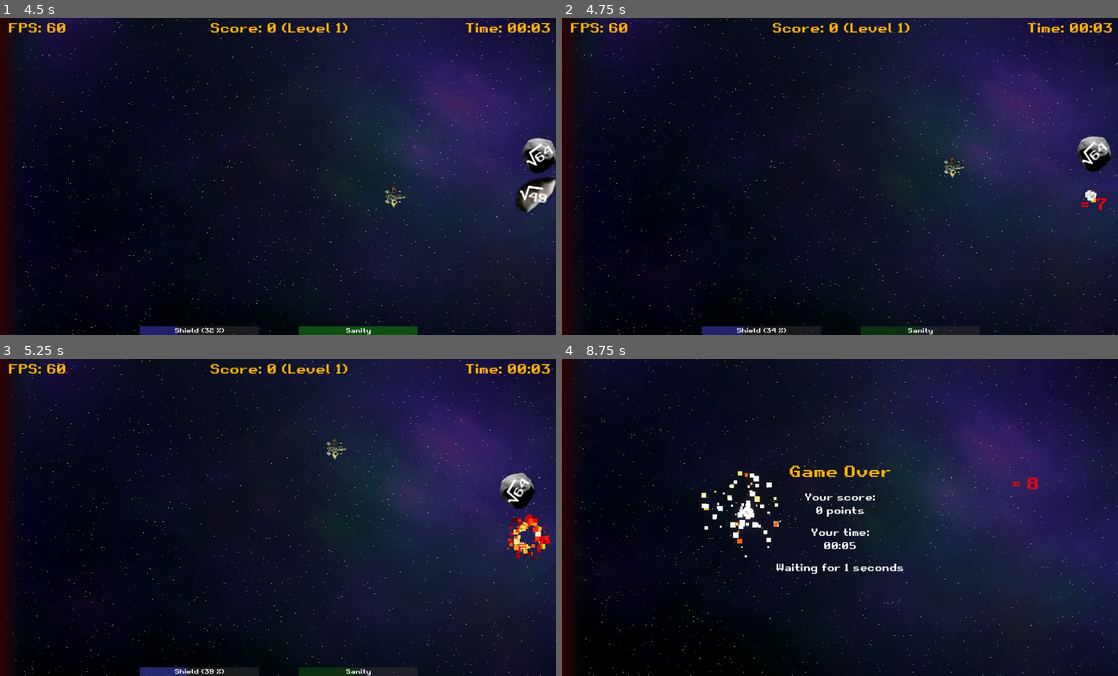
Above: before the commit, frames 1-4 (two rows, left to right).
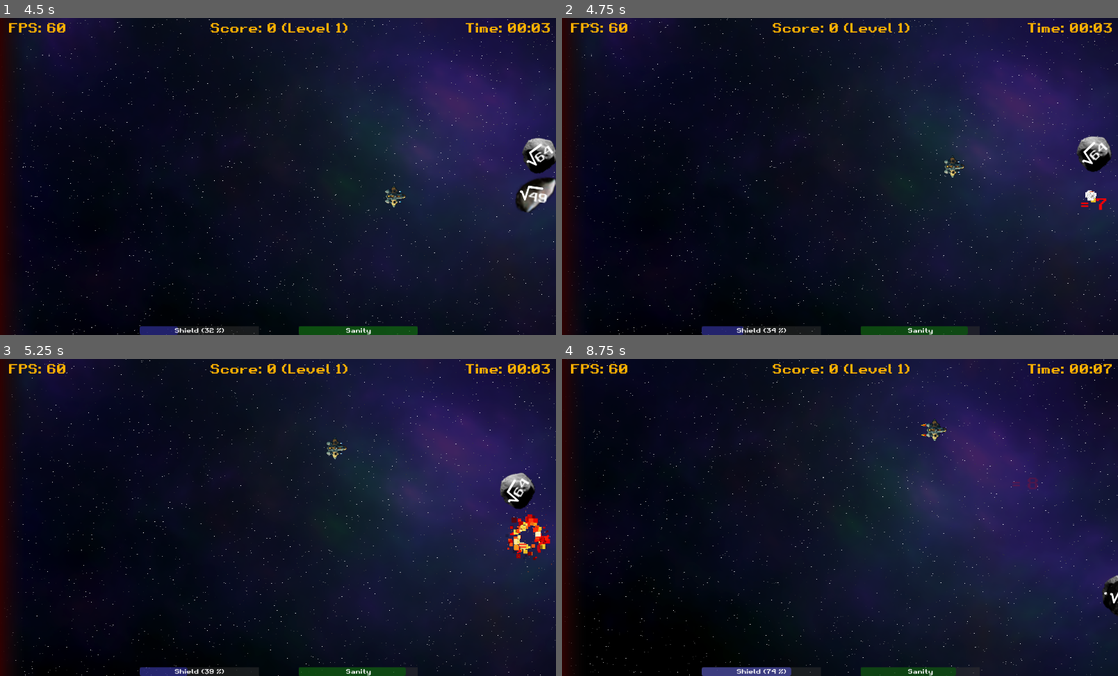
Above: after the commit, the same moments.

Repository: gingerr/ggj-2023-roots-one
Game: Godot game, scene res://pregame/MainMenu.tscn
The game is run twice, just before and just after one commit, with the same random seed, the same clock (stepped at 60 frames per second) and the same inputs.
Inputs:
- Up to frame 1 (4.5 s): click "New Game" at 0.5 s; tap Enter (ui_accept) at 1.25, 1.52, 2.27, 3.77 s; hold Right (ui_right) 1.28-2.03 s; hold Down (ui_down) 2.03-2.78 s; hold Right (ui_right) 2.78-3.53 s; hold Up (ui_up) 3.53-4.28 s; hold Left (ui_left) from 4.28 s (still down)
- Up to frame 2 (4.75 s): keep holding Left (ui_left); tap Enter (ui_accept) at 4.52 s
- Up to frame 3 (5.25 s): keep holding Left (ui_left)
- Up to frame 4 (8.75 s): tap Enter (ui_accept) at 5.27, 6.77, 7.52, 8.27 s; release Left (ui_left) at 5.78 s; hold Down (ui_down) 5.78-6.53 s; hold Right (ui_right) 6.53-7.28 s; hold Up (ui_up) 7.28-8.03 s; hold Right (ui_right) from 8.03 s (still down)

Frame 1 is identical in both runs. In frame 2, 0.5% of the frame differs, in the area x 53-73%, y 97-100%; in frame 3, 0.5%; in frame 4, 5.0%, in the area x 0-100%, y 0-100%.

Commit message:
restores player health & new deployment

Diff:
--- a/player/Player.gd
+++ b/player/Player.gd
@@ -24,7 +24,7 @@
 func _ready():
 	position.x = 100
 	position.y = get_viewport_rect().size.y / 2
-	change_health(2)
+	change_health(10)
 
 
 # Called every frame. 'delta' is the elapsed time since the previous frame.
Not shown, changed: docs/index.html
Not shown, changed: docs/index.js
Not shown, changed: docs/index.pck
Not shown, changed: docs/index.service.worker.js
Not shown, changed: docs/index.wasm
